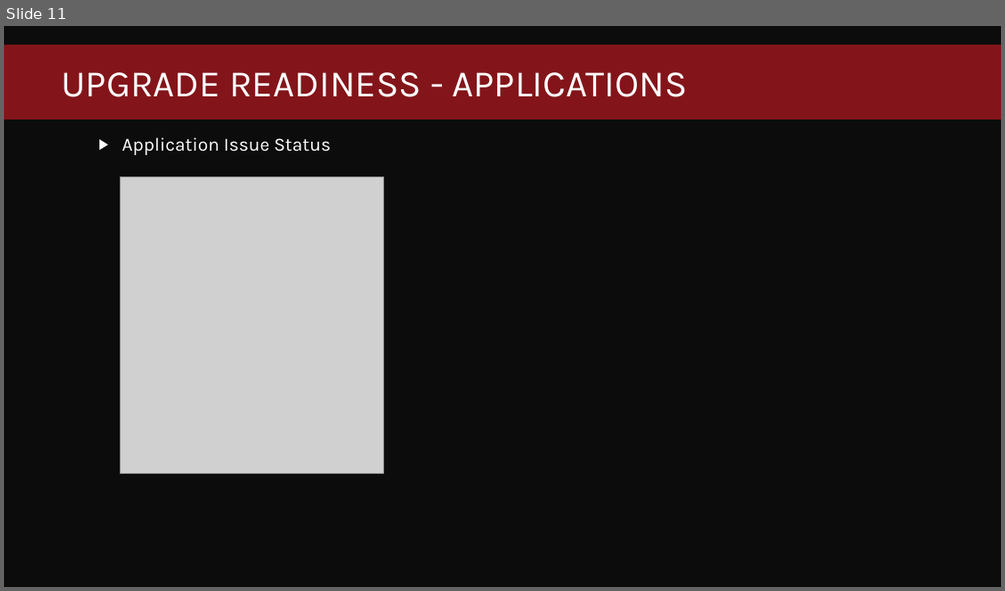
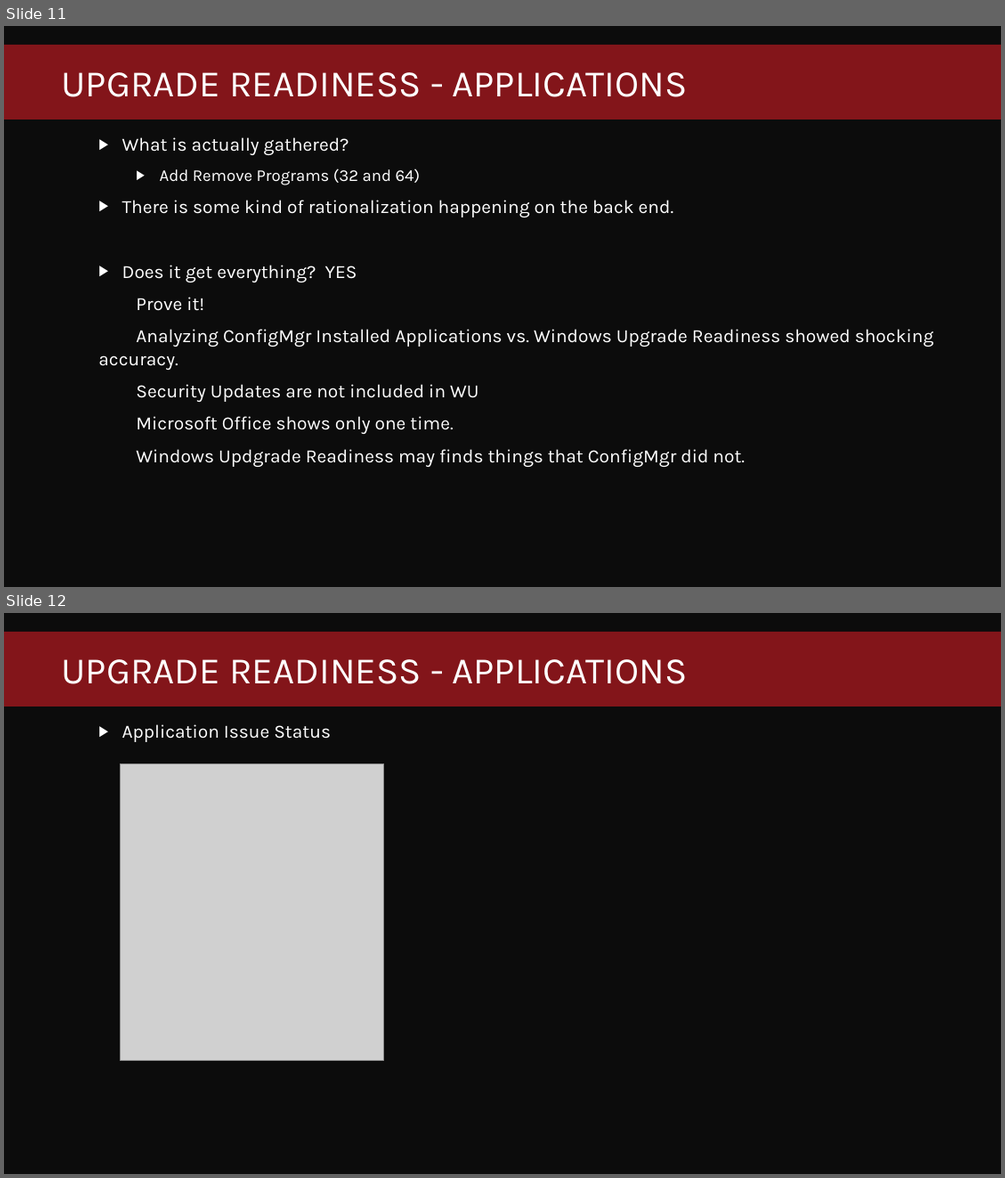
Before and after one commit to fredbainbridge/WindowsUpgradeReadiness, a slide deck: MMS 2017 - Windows Upgrade Readiness.pptx. Shown one above the other, each under a label of ours: slide 11 before the commit, slides 11 and 12 after it. The pictures are 1005x591 and 1005x1178 pixels, drawn with LibreOffice and Linux fonts; fonts in the diff are those of the drawing; grey boxes stand for pictures; background and template pictures are left out. Boxes give left, top, right and bottom in pixels: in the first picture for what was removed or moved away, otherwise in the second. Text is boxed around its words. In the diff, an @@ line names an element or a change of style, - is before the commit and + after.

Commit message:
Updating PPTX

```diff
--- a/MMS 2017 - Windows Upgrade Readiness.pptx
+++ b/MMS 2017 - Windows Upgrade Readiness.pptx
@@ slide 11 added at (4, 26, 1001, 587), background #0C0C0C; not listed: 1 template element that a slide beside it also shows @@
@@ title added at (61, 72, 688, 97), 36 pt, text #FFFFFF @@
+UPGRADE READINESS - APPLICATIONS
@@ text added at (98, 137, 934, 467), 18 pt, text #FFFFFF @@
+  ▶ What is actually gathered?
+    ▶ Add Remove Programs (32 and 64)
+  ▶ There is some kind of rationalization happening on the back end.
+  ▶ Does it get everything? YES
+  Prove it!
+  Analyzing ConfigMgr Installed Applications vs. Windows Upgrade Readiness showed shocking accuracy.
+  Security Updates are not included in WU
+  Microsoft Office shows only one time.
+  Windows Updgrade Readiness may finds things that ConfigMgr did not.
@@ what was slide 11 is now slide 12 @@
```
